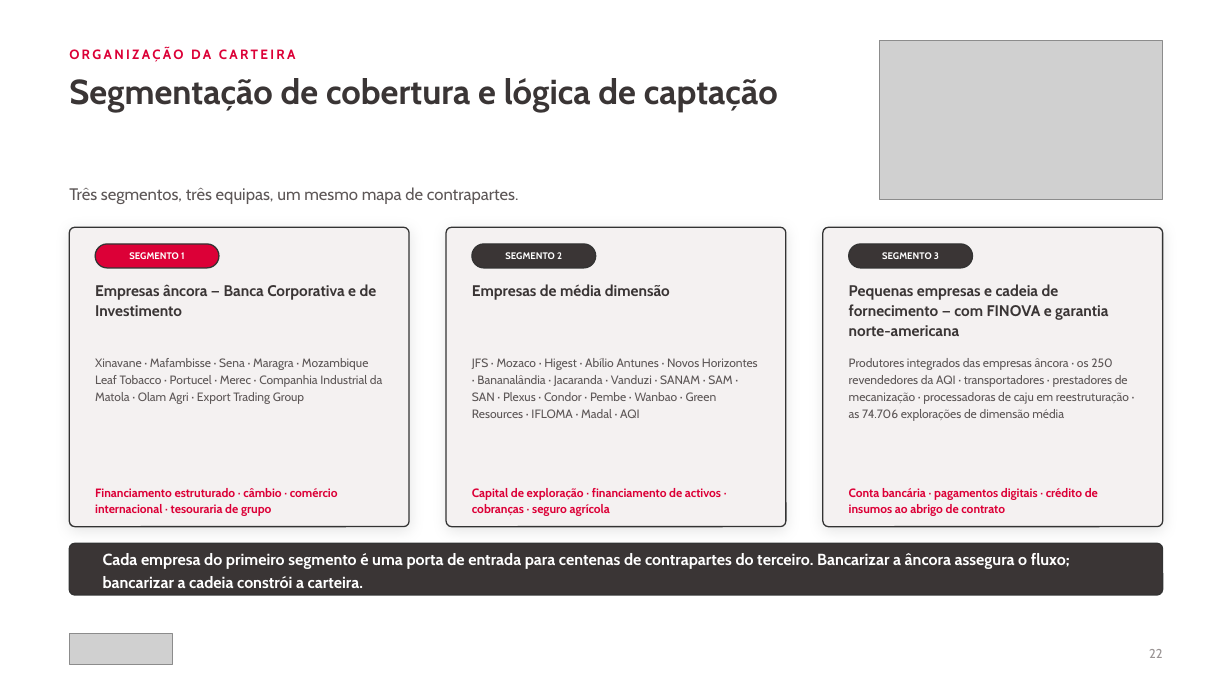
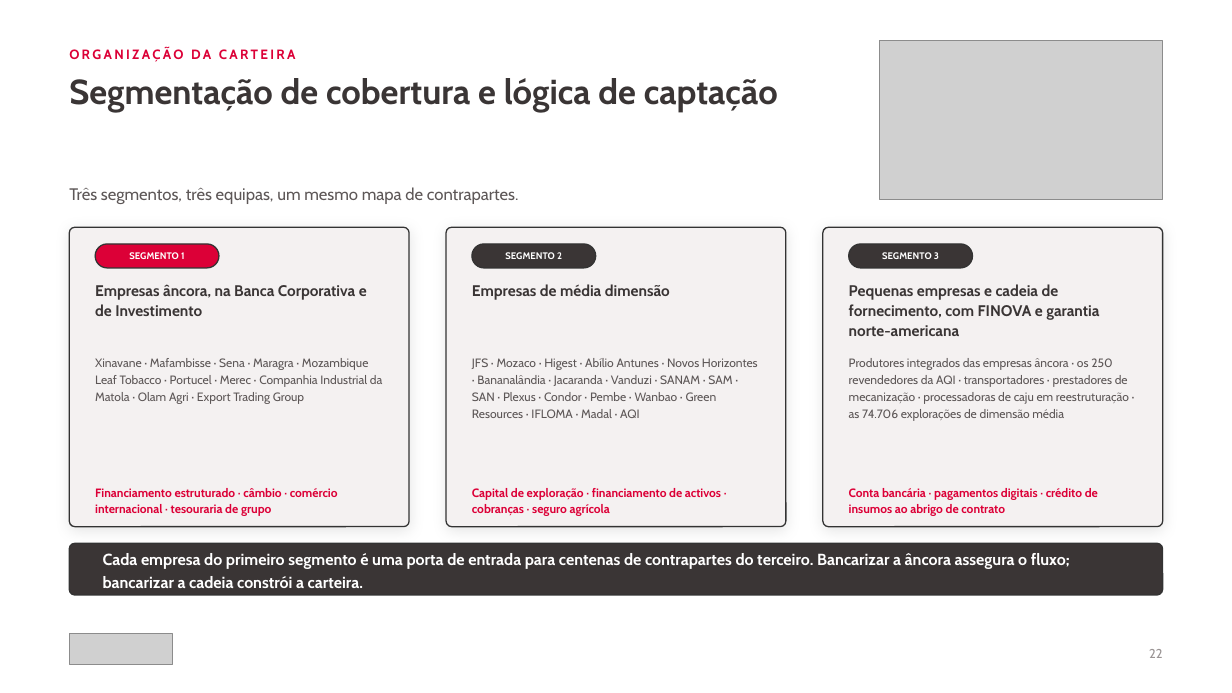
Before and after one commit to timoteomirolejr-hue/momo, a slide deck: slide 22 of cvp-agronegocios/CVP_Agronegocios_Absa_Mocambique_2026.pptx. Drawn at 1232x693 pixels with LibreOffice and Linux fonts; fonts in the diff are those of the drawing; grey boxes stand for pictures. Boxes give left, top, right and bottom in pixels: in the first picture for what was removed or moved away, otherwise in the second. Text is boxed around its words. In the diff, an @@ line names an element or a change of style, - is before the commit and + after.

```diff
--- a/cvp-agronegocios/CVP_Agronegocios_Absa_Mocambique_2026.pptx
+++ b/cvp-agronegocios/CVP_Agronegocios_Absa_Mocambique_2026.pptx
@@ text at [95,284,367,316]: text changed @@
-Empresas âncora — Banca Corporativa e de Investimento
+Empresas âncora, na Banca Corporativa e de Investimento
@@ text at [849,284,1099,336]: text changed @@
-Pequenas empresas e cadeia de fornecimento — com FINOVA e garantia norte-americana
+Pequenas empresas e cadeia de fornecimento, com FINOVA e garantia norte-americana
```
Also in this commit, not shown: 7 other slides changed, 1 other file.
